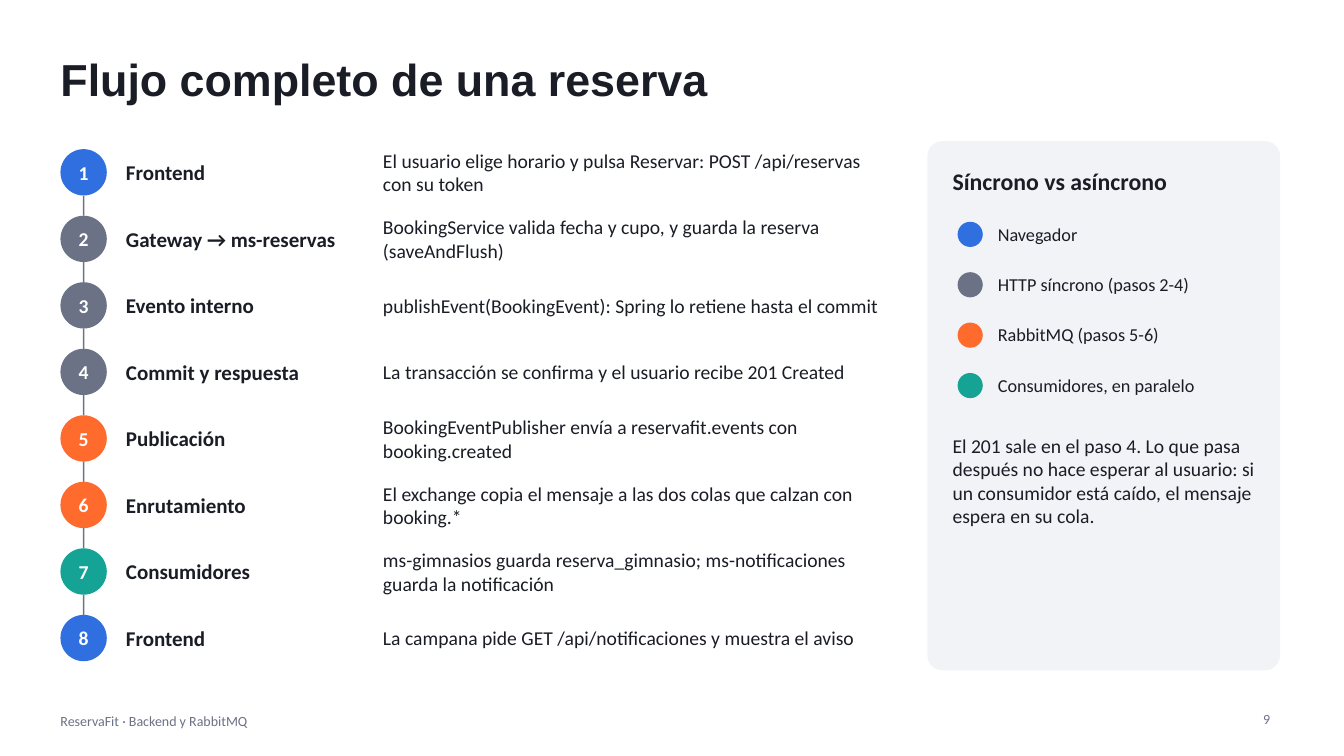
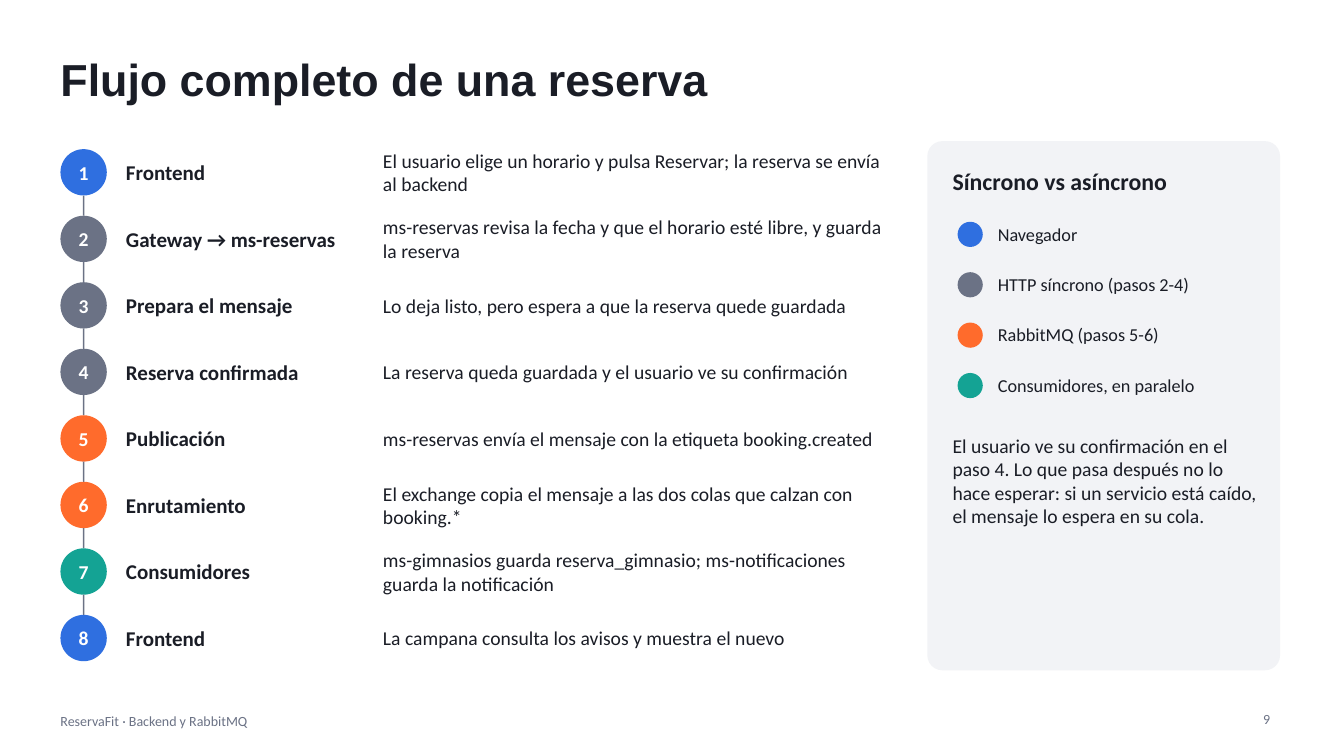
Before and after one commit to nxiiio/ReservaFit, a slide deck: slide 9 of docs/presentacion-backend-rabbitmq.pptx. Drawn at 1344x756 pixels with LibreOffice and Linux fonts; fonts in the diff are those of the drawing. Boxes give left, top, right and bottom in pixels: in the first picture for what was removed or moved away, otherwise in the second. Text is boxed around its words. In the diff, an @@ line names an element or a change of style, - is before the commit and + after.

```diff
--- a/docs/presentacion-backend-rabbitmq.pptx
+++ b/docs/presentacion-backend-rabbitmq.pptx
@@ text at (383, 154, 880, 191): text changed @@
-El usuario elige horario y pulsa Reservar: POST /api/reservas con su token
+El usuario elige un horario y pulsa Reservar; la reserva se envía al backend
@@ text at (383, 220, 881, 258): text changed @@
-BookingService valida fecha y cupo, y guarda la reserva (saveAndFlush)
+ms-reservas revisa la fecha y que el horario esté libre, y guarda la reserva
@@ text at (126, 298, 292, 317): text changed @@
-Evento interno
+Prepara el mensaje
@@ text at (383, 299, 846, 317): text changed @@
-publishEvent(BookingEvent): Spring lo retiene hasta el commit
+Lo deja listo, pero espera a que la reserva quede guardada
@@ text at (126, 365, 298, 380): text changed @@
-Commit y respuesta
+Reserva confirmada
@@ text at (383, 365, 847, 383): text changed @@
-La transacción se confirma y el usuario recibe 201 Created
+La reserva queda guardada y el usuario ve su confirmación
@@ text at (383, 432, 872, 450): text changed @@
-BookingEventPublisher envía a reservafit.events con booking.created
+ms-reservas envía el mensaje con la etiqueta booking.created
@@ text at (953, 439, 1256, 527): text changed @@
-El 201 sale en el paso 4. Lo que pasa después no hace esperar al usuario: si un consumidor está caído, el mensaje espera en su cola.
+El usuario ve su confirmación en el paso 4. Lo que pasa después no lo hace esperar: si un servicio está caído, el mensaje lo espera en su cola.
@@ text at (383, 631, 784, 648): text changed @@
-La campana pide GET /api/notificaciones y muestra el aviso
+La campana consulta los avisos y muestra el nuevo
```
Also in this commit, not shown: 9 other slides changed, 3 slides added, 4 slides removed.
